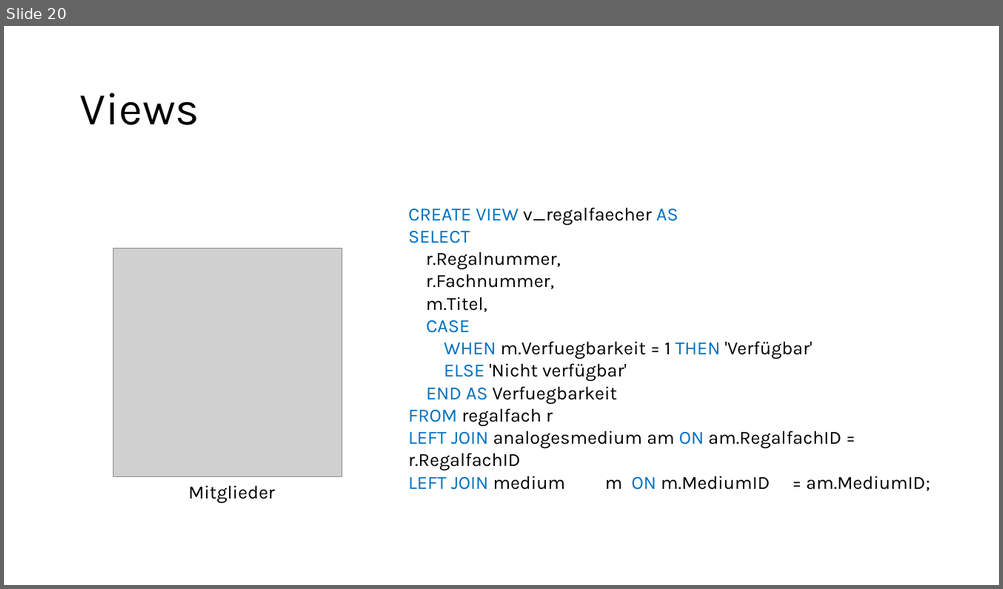
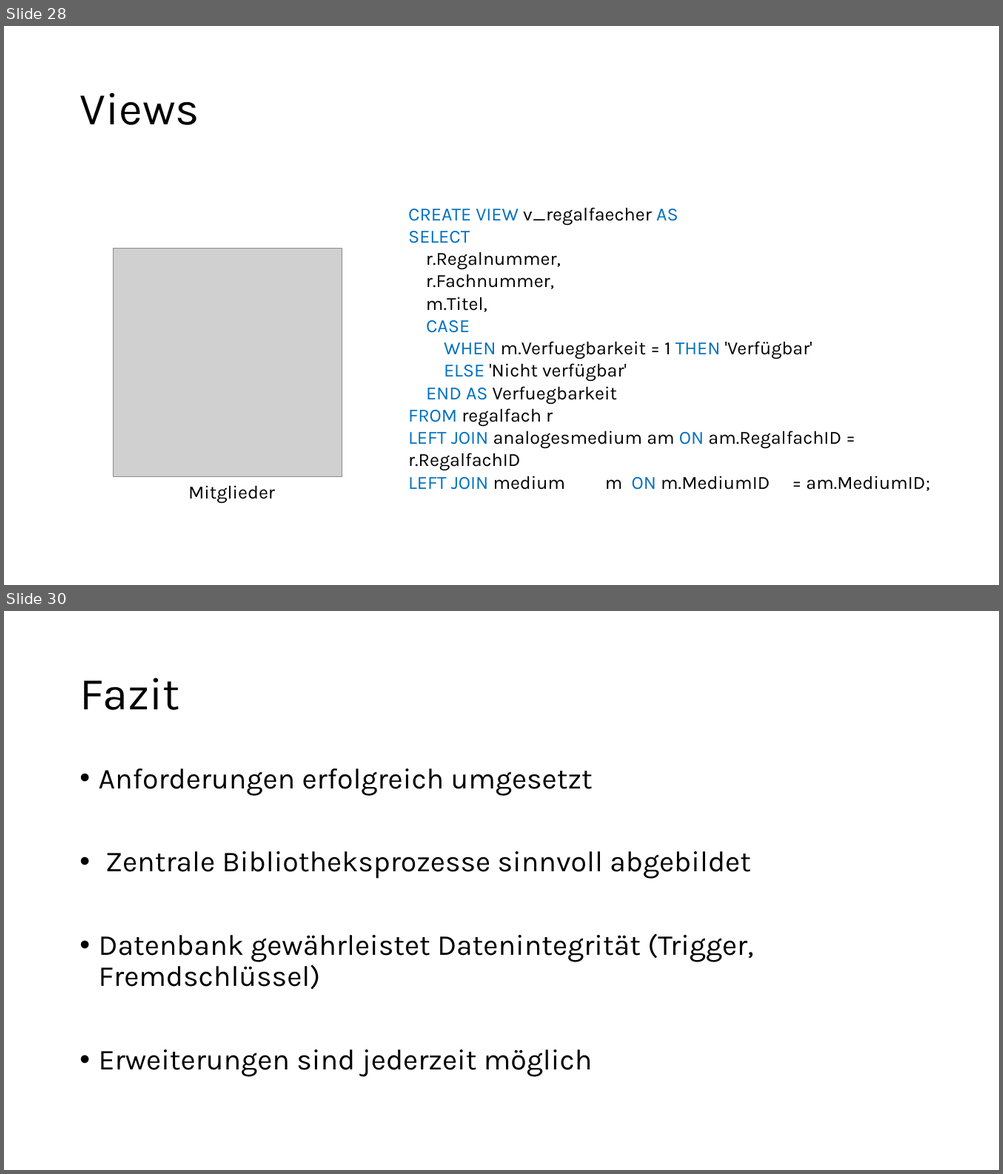
Before and after one commit to mi-0110/datenbanken-bib, a slide deck: BibPräsi.pptx. Shown one above the other, each under a label of ours: slide 20 before the commit, slides 28 and 30 after it; the slides between them are not shown. The pictures are 1003x589 and 1003x1174 pixels, drawn with LibreOffice and Linux fonts; fonts in the diff are those of the drawing; grey boxes stand for pictures. Boxes give left, top, right and bottom in pixels: in the first picture for what was removed or moved away, otherwise in the second. Text is boxed around its words. In the diff, an @@ line names an element or a change of style, - is before the commit and + after.

```diff
--- a/BibPräsi.pptx
+++ b/BibPräsi.pptx
@@ slide 30 added at (x1=4, y1=611, x2=999, y2=1170), background #FFFFFF @@
@@ title added at (x1=79, y1=678, x2=179, y2=710), 44 pt, text #000000 @@
+Fazit
@@ text added at (x1=99, y1=769, x2=753, y2=1077), 28 pt, text #000000 @@
+• Anforderungen erfolgreich umgesetzt
+• Zentrale Bibliotheksprozesse sinnvoll abgebildet
+• Datenbank gewährleistet Datenintegrität (Trigger, Fremdschlüssel)
+• Erweiterungen sind jederzeit möglich
@@ what was slide 20 is now slide 28 @@
```
Also in this commit, not shown: 10 other slides added, 1 slide removed, 2 other files.
